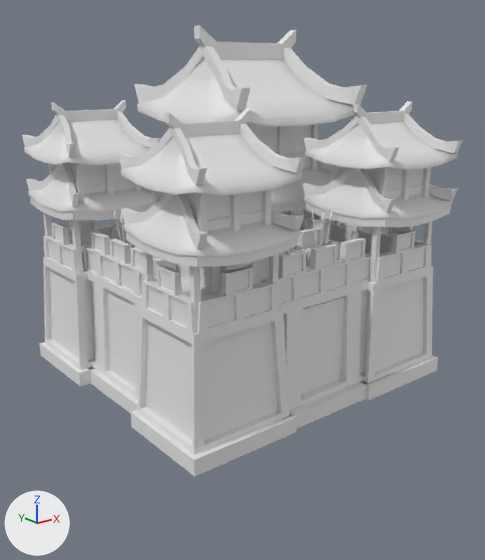
The COLLADA model art/meshes/structural/minyue/fortress.dae, before and after one commit.
Before and after are seen from a camera (50 mm lens) standing at (-32.9, -42.3, 24.3) and looking at (0.6, -0.5, 7.5). Lighting does not change. The marker at lower left points along +X, +Y and +Z. The picture after the commit comes second. Materials are left out; every surface is plain grey.

In view in the first picture: 'fortress'.
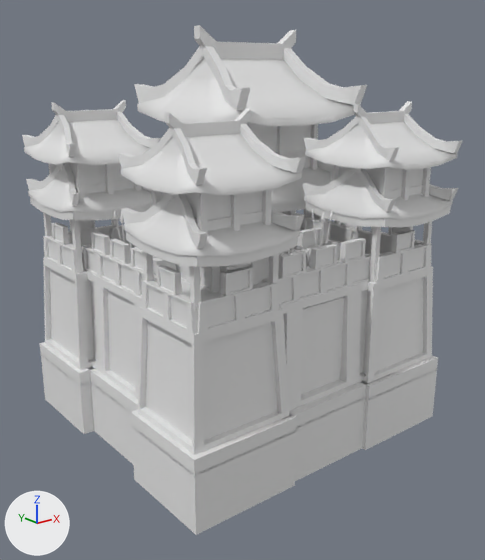
Location of each change, [x1, y1, x2, y2] in pixels of the pictures (485 x 560 px):
'fortress', reshaped (13% taller)
    before: [22, 25, 463, 477]
    after: [22, 25, 463, 535]
part 1 of me_esfera_6854, added
    after: [132, 428, 296, 535]
part 2 of me_esfera_6854, added
    after: [362, 370, 437, 450]
part 3 of me_esfera_6854, added
    after: [41, 355, 94, 434]
part 4 of me_esfera_6854, added
    after: [295, 397, 365, 481]
part 5 of me_esfera_6854, added
    after: [91, 383, 134, 465]

What the commit changed:
me_esfera_6854 is used by ob_fortress; location (0.0, 0.0, 0.0).
me_esfera_6854 had 4924 vertices, 8204 faces and spanned x -11.9..13.5, y -11.9..13.8, z -0.5..27.7.
me_esfera_6854 now has 5020 vertices, 8332 faces and spans x -11.9..13.5, y -11.9..13.8, z -5.0..27.7.
me_esfera_6854 part 1: the loose piece of 12 vertices spanning x -11.9..-3.1, y -11.3..-3.3, z -0.5..0.7 is copied, and the copy is scaled about its middle by (1, 1, 3.79), then moved by (0.0, 0.0, -2.7); it spans x -11.9..-3.1, y -11.3..-3.3, z -5.0..-0.4.
me_esfera_6854 part 2: the loose piece of 12 vertices spanning x 4.7..13.5, y -11.3..-3.3, z -0.5..0.7 is copied, and the copy is scaled about its middle by (1, 1, 3.79), then moved by (0.0, 0.0, -2.7); it spans x 4.7..13.5, y -11.3..-3.3, z -5.0..-0.4.
me_esfera_6854 part 3: the loose piece of 12 vertices spanning x -11.9..-3.1, y 5.1..13.1, z -0.5..0.7 is copied, and the copy is scaled about its middle by (1, 1, 3.79), then moved by (0.0, 0.0, -2.7); it spans x -11.9..-3.1, y 5.1..13.1, z -5.0..-0.4.
me_esfera_6854 part 4: the loose piece of 12 vertices spanning x -4.1..8.1, y -10.9..-3.9, z -0.5..0.7 is copied, and the copy is scaled about its middle by (1, 1, 3.79), then moved by (0.0, 0.0, -2.7); it spans x -4.1..8.1, y -10.9..-3.9, z -5.0..-0.4.
me_esfera_6854 part 5: the loose piece of 12 vertices spanning x -11.0..-4.0, y -4.4..8.1, z -0.5..0.7 is copied, and the copy is scaled about its middle by (1, 1, 3.79), then moved by (0.0, 0.0, -2.7); it spans x -11.0..-4.0, y -4.4..8.1, z -5.0..-0.4.
Other edits to the shape of me_esfera_6854 do not show in these pictures.
